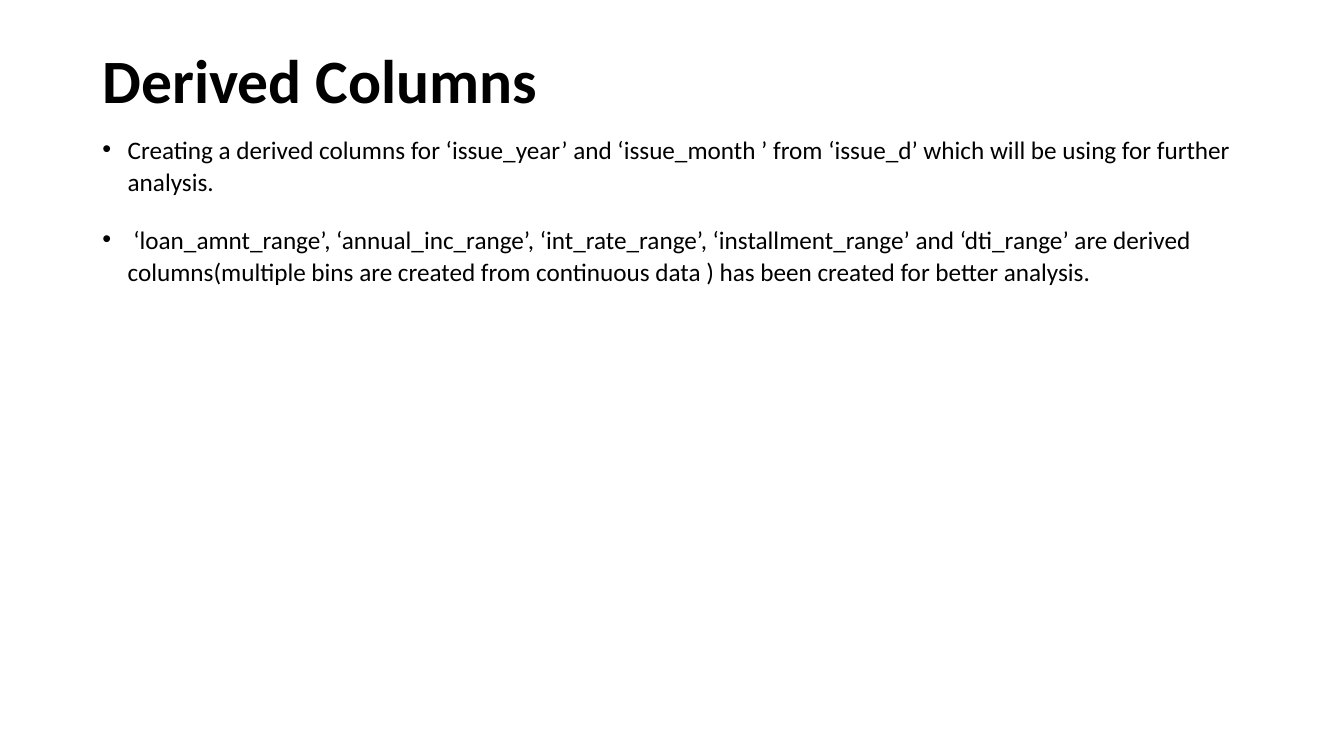
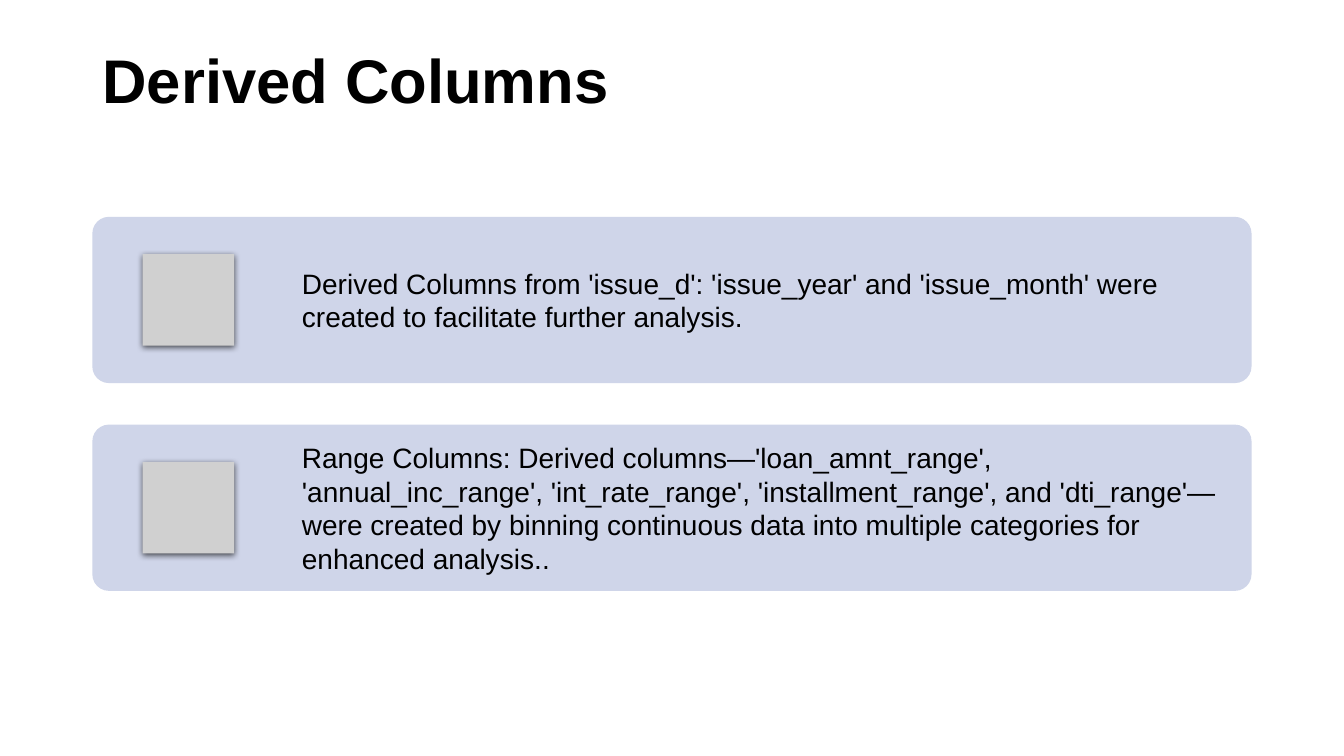
Before and after one commit to supriyaKU23/LendingClubCaseStudy, a slide deck: slide 7 of Lending Club Case Study.pptx. Drawn at 1344x756 pixels with LibreOffice and Linux fonts; fonts in the diff are those of the drawing; grey boxes stand for pictures. Boxes give left, top, right and bottom in pixels: in the first picture for what was removed or moved away, otherwise in the second. Text is boxed around its words. In the diff, an @@ line names an element or a change of style, - is before the commit and + after.

```diff
--- a/Lending Club Case Study.pptx
+++ b/Lending Club Case Study.pptx
@@ title "Derived Columns" at (x1=102, y1=58, x2=608, y2=104): font Calibri to Arial @@
@@ text removed at (x1=128, y1=141, x2=1230, y2=285) @@
-• Creating a derived columns for ‘issue_year’ and ‘issue_month ’ from ‘issue_d’ which will be using for further analysis.
-• ‘loan_amnt_range’, ‘annual_inc_range’, ‘int_rate_range’, ‘installment_range’ and ‘dti_range’ are derived columns(multiple bins are created from continuous data ) has been created for better analysis.
@@ group added at (x1=93, y1=217, x2=1252, y2=591): 2 rounded rectangles, 2 pictures, 2 texts @@
+Derived Columns from 'issue_d': 'issue_year' and 'issue_month' were created to facilitate further analysis.
+Range Columns: Derived columns—'loan_amnt_range', 'annual_inc_range', 'int_rate_range', 'installment_range', and 'dti_range'—were created by binning continuous data into multiple categories for enhanced analysis..
```
Also in this commit, not shown: 9 other slides changed, 20 slides added, 2 slides removed.
